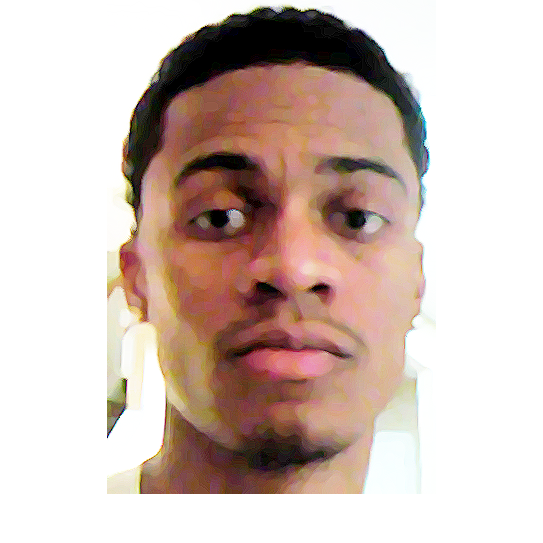
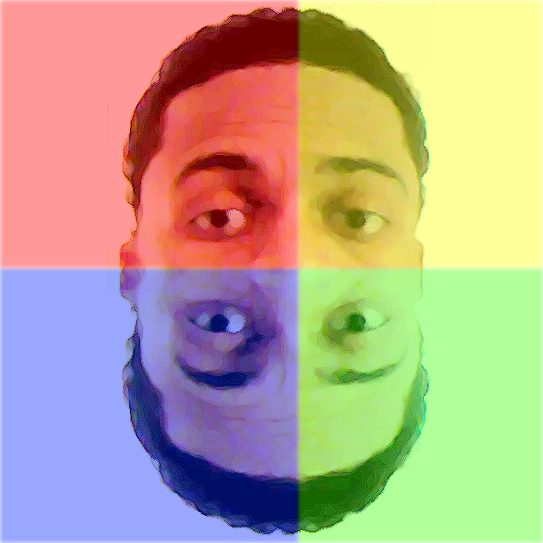
Revision of a layered 543x543 image; what changed, layer by layer:
showed group "overlay" (4 layers) over (0, 0, 543, 543)
showed "Layer 1 copy 6" over (0, 0, 543, 543)
showed "Layer 1 copy 5" over (0, 0, 543, 543)
hid "Layer 1 copy 2" over (0, 0, 543, 543)
